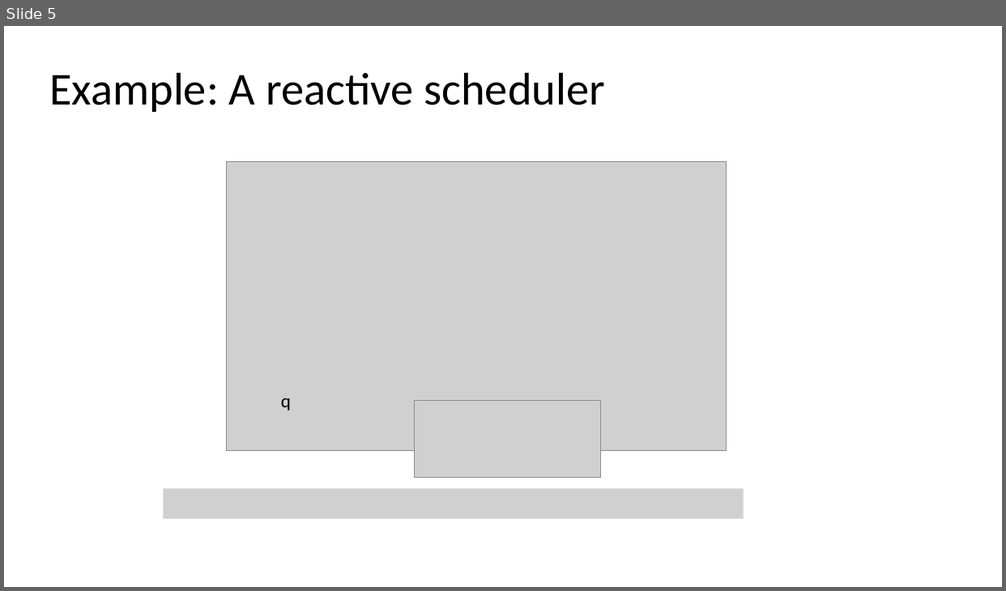
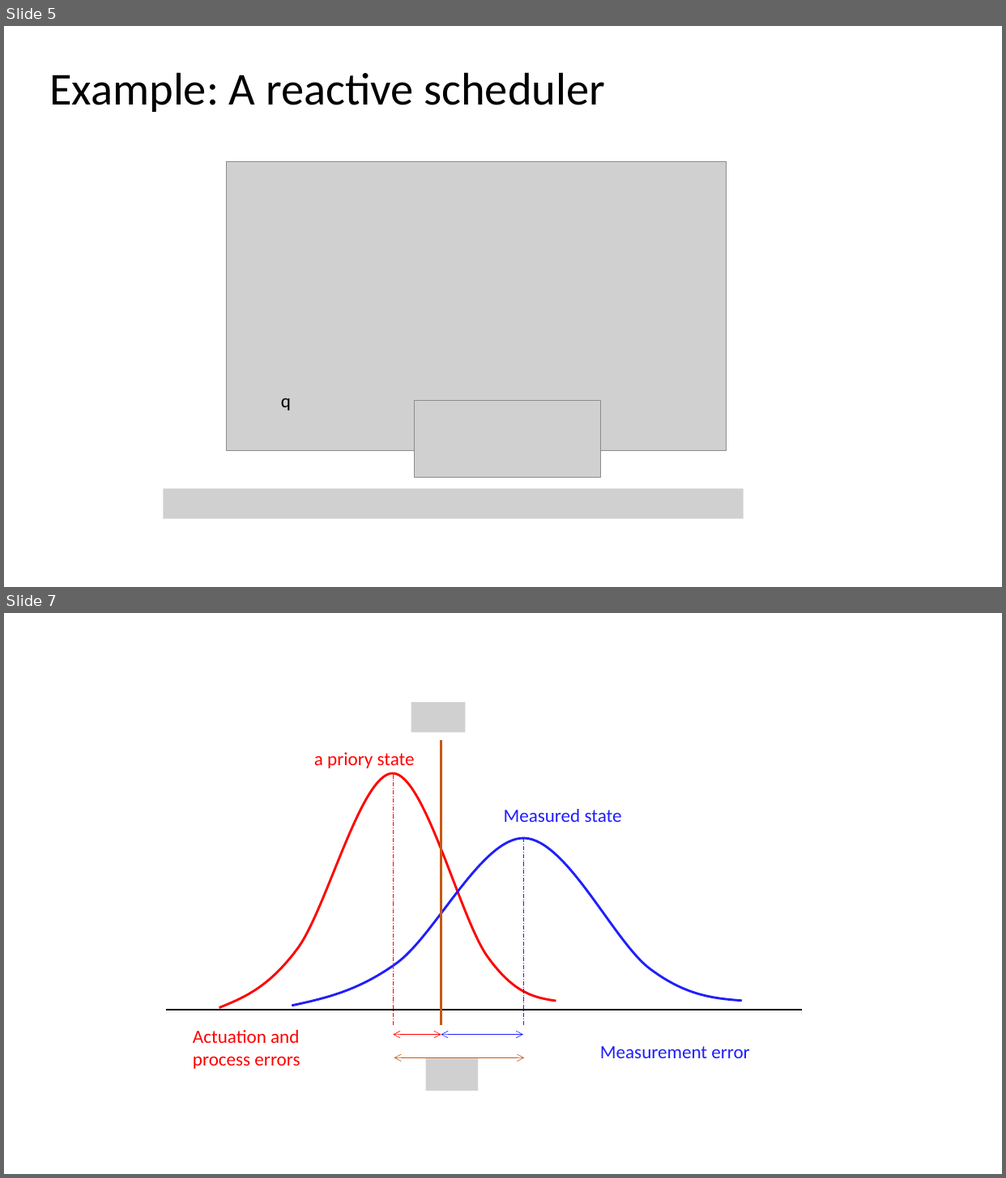
Before and after one commit to hodaig/MSc-thesis-final, a slide deck: Presentation1.pptx. Shown one above the other, each under a label of ours: slide 5 before the commit, slides 5 and 7 after it; the slides between them are not shown. The pictures are 1006x591 and 1006x1178 pixels, drawn with LibreOffice and Linux fonts; fonts in the diff are those of the drawing; grey boxes stand for pictures. Boxes give left, top, right and bottom in pixels: in the first picture for what was removed or moved away, otherwise in the second. Text is boxed around its words. In the diff, an @@ line names an element or a change of style, - is before the commit and + after.

```diff
--- a/Presentation1.pptx
+++ b/Presentation1.pptx
@@ slide 7 added at [4,613,1002,1174], background #FFFFFF @@
@@ picture added at [411,702,465,732] @@
@@ text added at [314,752,415,769], 18 pt, text #FF0000 @@
+a priory state
@@ line added from (441, 740) to (441, 1025), #C55A11 2.25 pt @@
@@ freeform shape added at [219,773,556,1007], outline #FF0000 2.25 pt @@
@@ line added from (394, 1025) to (394, 773), #FF0000 0.5 pt dashed @@
@@ text added at [504,809,622,822], 18 pt, text #1F1FFD @@
+Measured state
@@ freeform shape added at [292,838,742,1006], outline #1F1FFD 2.25 pt @@
@@ line added from (523, 1025) to (523, 838), #1F1FFD 0.5 pt dashed @@
@@ line added from (167, 1010) to (802, 1010), #000000 2.25 pt @@
@@ text added at [193,1030,300,1069], 18 pt, text #FF0000 @@
+Actuation and
+process errors
@@ double arrow added from (394, 1034) to (441, 1034), #FF0000 0.5 pt @@
@@ double arrow added from (441, 1034) to (523, 1034), #1F1FFD 0.5 pt @@
@@ text added at [600,1046,749,1059], 18 pt, text #1F1FFD @@
+Measurement error
@@ double arrow added from (394, 1059) to (524, 1059), #C55A11 0.5 pt @@
@@ picture added at [426,1059,479,1092] @@
```
Also in this commit, not shown: 1 other slide added, 4 other files.
